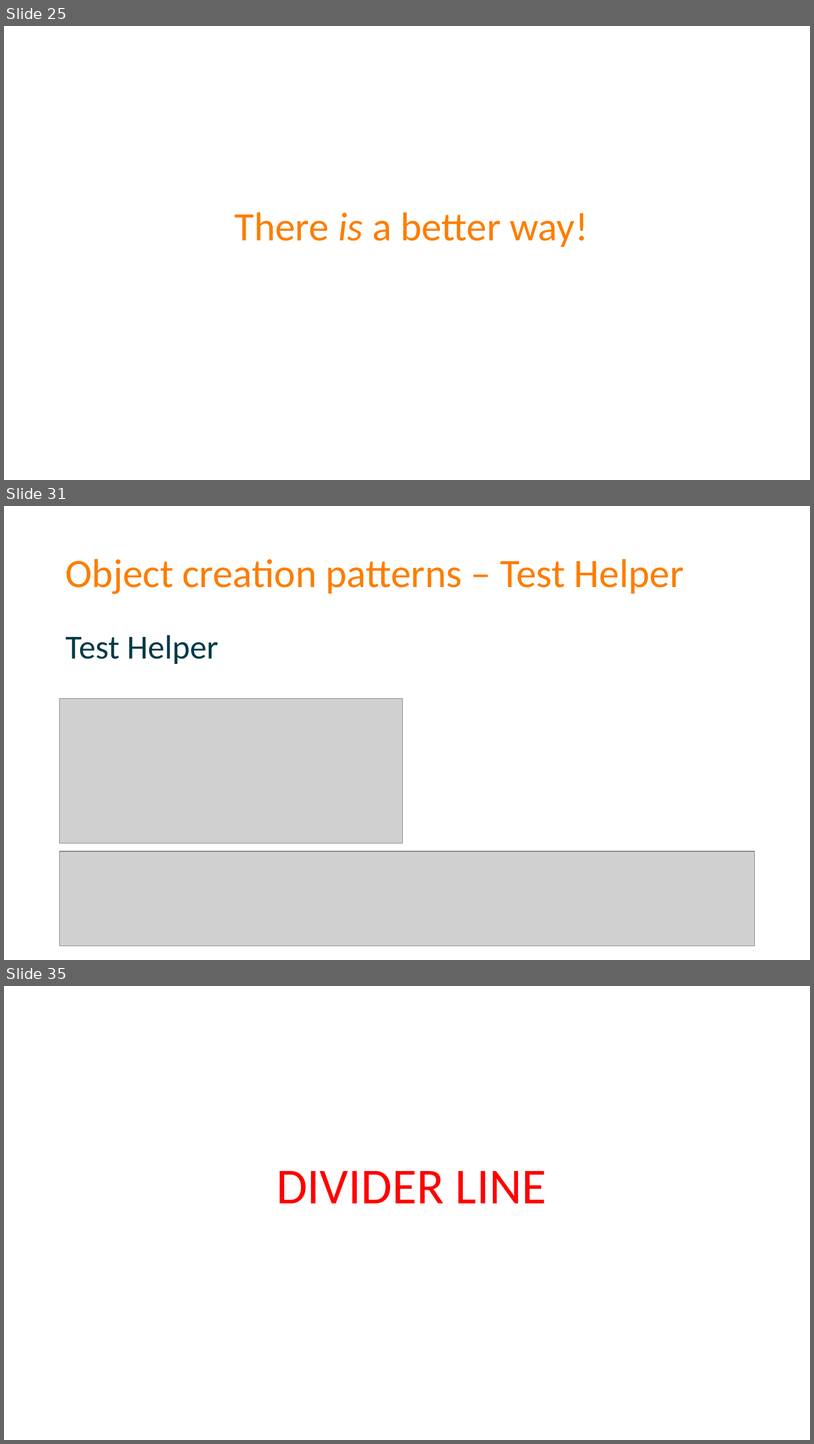
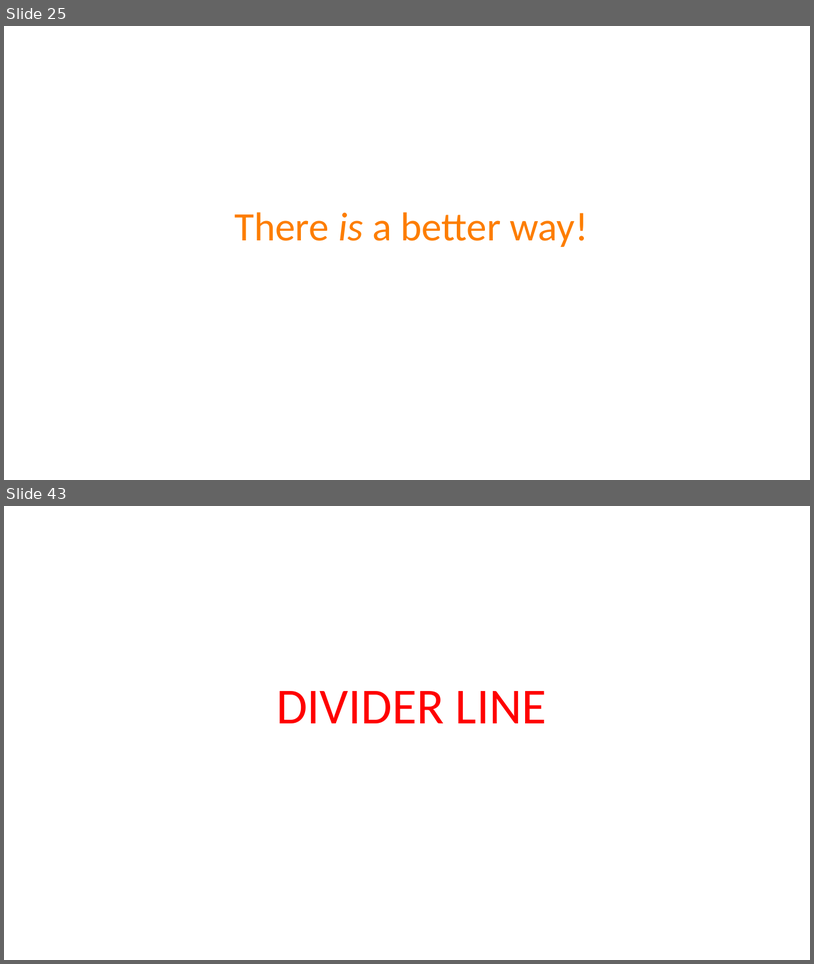
Before and after one commit to spetryjohnson/Talk-Patterns_of_Effective_Test_Setup, a slide deck: POETS - CodeMash 2017.pptx. Shown one above the other, each under a label of ours: slides 25, 31 and 35 before the commit, slides 25 and 43 after it; the slides between them are not shown. The pictures are 814x1444 and 814x964 pixels, drawn with LibreOffice and Linux fonts; fonts in the diff are those of the drawing; grey boxes stand for pictures. Boxes give left, top, right and bottom in pixels: in the first picture for what was removed or moved away, otherwise in the second. Text is boxed around its words. In the diff, an @@ line names an element or a change of style, - is before the commit and + after.

```diff
--- a/POETS - CodeMash 2017.pptx
+++ b/POETS - CodeMash 2017.pptx
@@ slide 31 removed at (4, 506, 810, 960), background #FFFFFF @@
@@ title removed at (65, 559, 684, 594) @@
-Object creation patterns – Test Helper
@@ text removed at (65, 635, 218, 664) @@
-Test Helper
@@ picture removed at (60, 699, 403, 843) @@
@@ picture removed at (60, 851, 755, 945) @@
@@ what was slide 35 is now slide 43 @@
```
Also in this commit, not shown: 5 slides changed, 12 slides added, 3 other slides removed, 1 other file.
